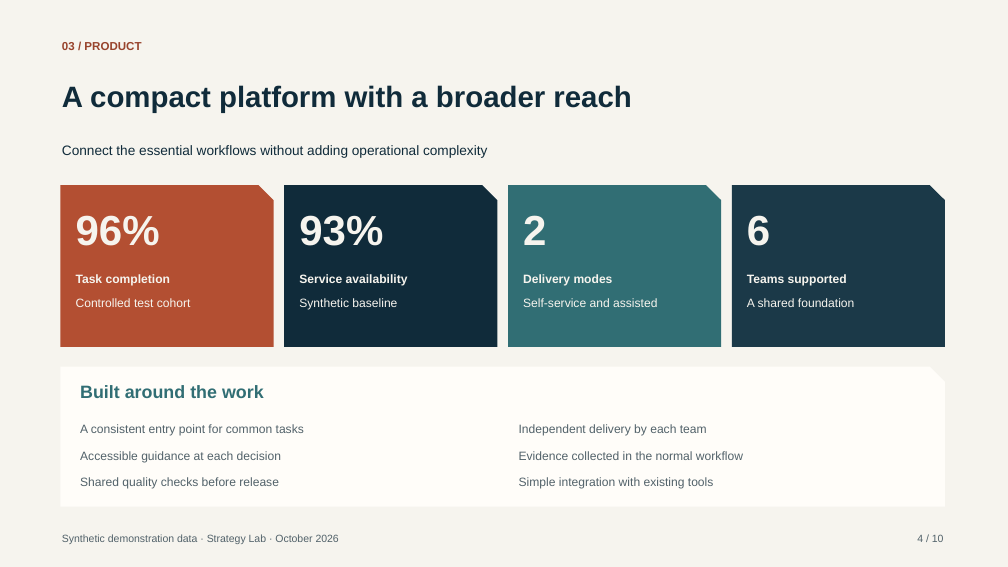
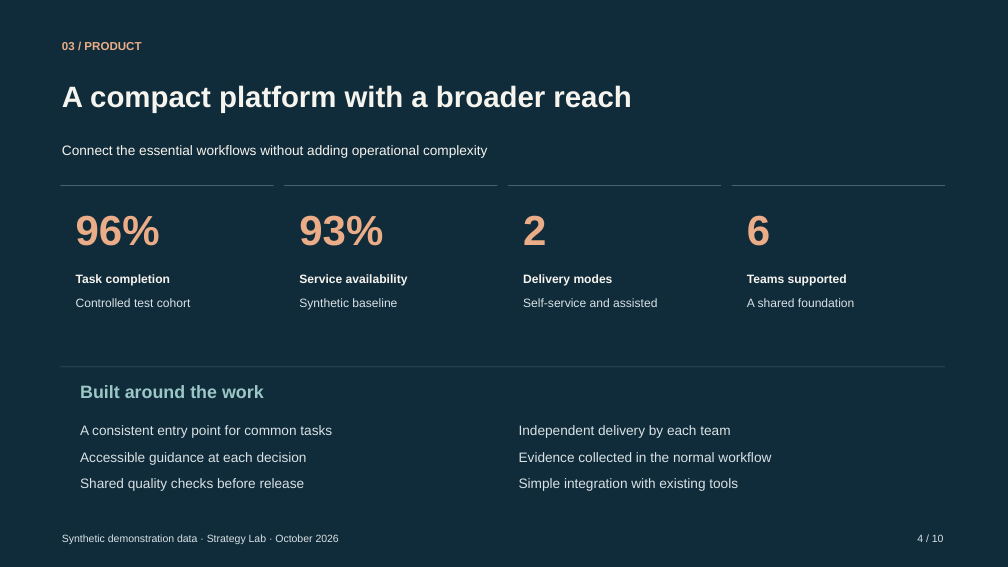
Before and after one commit to hustcer/pptx-nova, a slide deck: slide 4 of pptx-nova/assets/examples/deckkits/consulting-dark/deck.pptx. Drawn at 1008x567 pixels with LibreOffice and Linux fonts; fonts in the diff are those of the drawing. Boxes give left, top, right and bottom in pixels: in the first picture for what was removed or moved away, otherwise in the second. Text is boxed around its words. In the diff, an @@ line names an element or a change of style, - is before the commit and + after.

Commit message:
feat(pptx-nova): refine consulting-dark into a cohesive dark theme
- Apply navy canvases, warm-white typography and restrained copper/teal accents across all ten roles and twenty layouts.
- Replace repeated folded-corner panels with open evidence structures; fix output-group bounds and layering in both flow directions.
- Synchronize design tokens, chart capacity, schema projections, refurbishment aliases, catalog metadata and curated PPTX previews for version 2.1.0.
- Add regression coverage and record validation: 267 targeted tests, three benchmarks, 34 canonical page reviews, native clean-open and public audit passed.
- Preserve source text, native tables, chart data and the embedded workbook; document the unrelated existing just-list test failure in the full suite.

```diff
--- a/pptx-nova/assets/examples/deckkits/consulting-dark/deck.pptx
+++ b/pptx-nova/assets/examples/deckkits/consulting-dark/deck.pptx
@@ background #F6F4EE to #102B3A @@
@@ text "03 / PRODUCT" at <box>62,42,141,50</box>: text colour #98432C to #EBAD87 @@
@@ text "A compact platform with a ..." at <box>62,85,631,112</box>: text colour #102B3A to #F6F4EE @@
@@ text "Connect the essential workflows without ..." at <box>62,145,487,158</box>: text colour #102B3A to #F6F4EE @@
@@ freeform shape removed at <box>60,185,274,347</box> @@
@@ rectangle added at <box>60,185,274,186</box>, fill #4A6270 @@
@@ freeform shape removed at <box>284,185,498,347</box> @@
@@ rectangle added at <box>284,185,498,186</box>, fill #4A6270 @@
@@ freeform shape removed at <box>508,185,721,347</box> @@
@@ rectangle added at <box>508,185,721,186</box>, fill #4A6270 @@
@@ freeform shape removed at <box>732,185,945,347</box> @@
@@ rectangle added at <box>732,185,945,186</box>, fill #4A6270 @@
@@ text colour #F6F4EE to #EBAD87 in 4 elements at <box>76,215,160,246</box>, <box>299,215,383,246</box>, <box>523,215,546,245</box>, <box>747,215,770,246</box> @@
@@ text colour #F6F4EE to #D9E2E4 in 4 elements at <box>76,298,191,307</box>, <box>299,298,397,310</box>, <box>523,298,657,307</box>, <box>747,298,854,307</box> @@
@@ freeform shape removed at <box>60,367,945,507</box> @@
@@ rectangle added at <box>60,367,945,368</box>, fill #4A6270 @@
@@ text "Built around the work" at <box>80,385,264,398</box>: text colour #316E74 to #9BC7C6 @@
@@ size 11.5 to 13 pt, text colour #52626A to #D9E2E4 in 6 elements at <box>80,425,332,438</box>, <box>80,452,307,465</box>, <box>80,478,305,491</box>, <box>519,425,730,438</box>, <box>519,452,771,462</box>, <box>519,478,738,491</box> @@
@@ text "Synthetic demonstration data · Strategy ..." at <box>62,534,339,544</box>: text colour #52626A to #D9E2E4 @@
@@ text "4 / 10" at <box>917,534,944,542</box>: text colour #52626A to #D9E2E4 @@
```
Also in this commit, not shown: 9 other slides changed, 24 other files.
